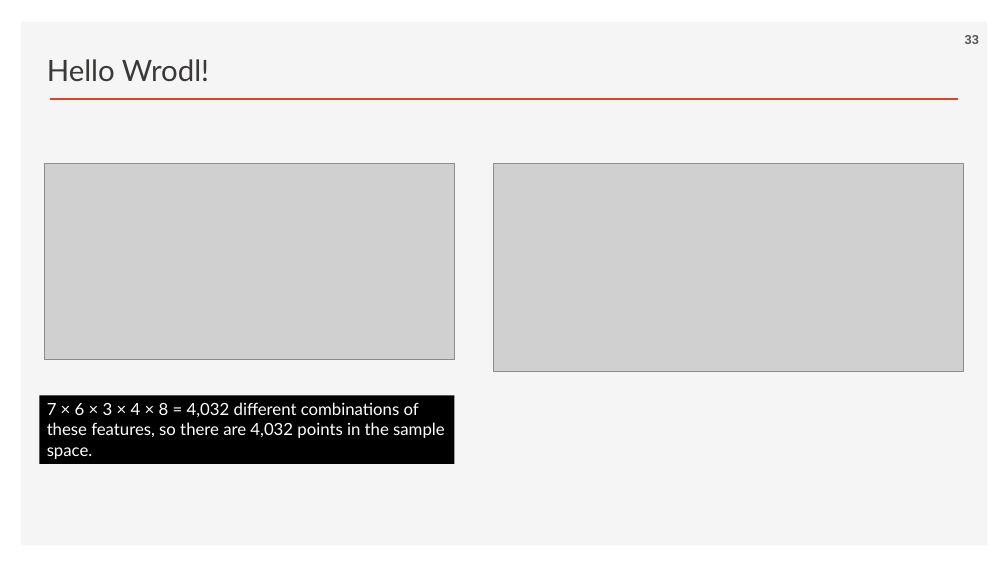
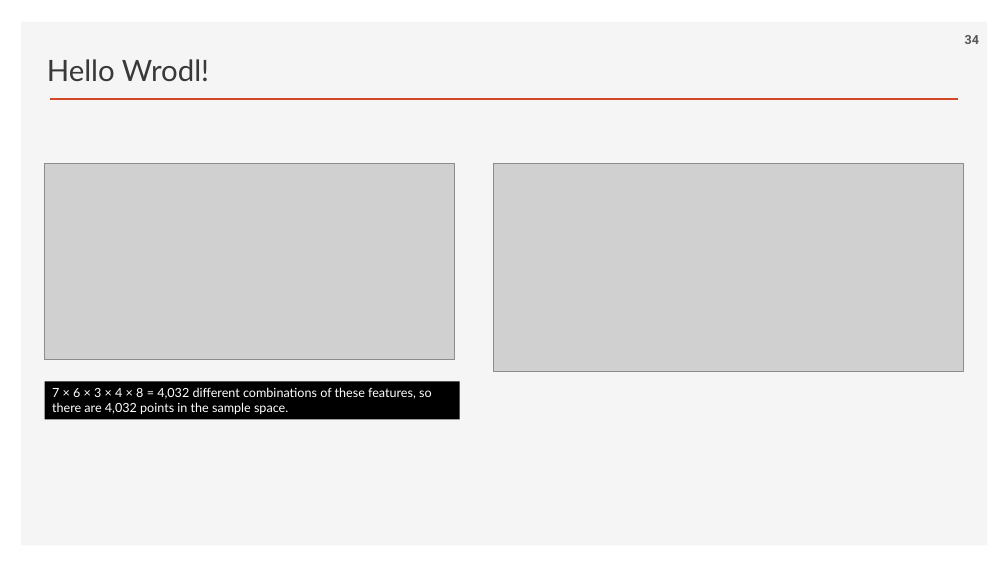
Before and after one commit to ancestor9/2026_Fall_Generative-Deep-Learning, a slide deck: slide 34 of Chapter 01 Generative Deep Learning.pptx (slide 33 before the commit). Drawn at 1008x567 pixels with LibreOffice and Linux fonts; fonts in the diff are those of the drawing; grey boxes stand for pictures; background and template pictures are left out. Boxes give left, top, right and bottom in pixels: in the first picture for what was removed or moved away, otherwise in the second. Text is boxed around its words. In the diff, an @@ line names an element or a change of style, - is before the commit and + after.

```diff
--- a/Chapter 01 Generative Deep Learning.pptx
+++ b/Chapter 01 Generative Deep Learning.pptx
@@ page number at (965, 35, 979, 44): text changed @@
-33
+34
@@ rectangle "7 × 6 × 3 ...": place and size @@
-rectangle "7 × 6 × 3 ..." at (39, 395, 454, 464)
+rectangle "7 × 6 × 3 ..." at (45, 381, 460, 419)
@@ rectangle "7 × 6 × 3 ..." at (45, 381, 460, 419): size 16 to 12 pt @@
```
Also in this commit, not shown: 2 other slides changed, 1 slide added.
